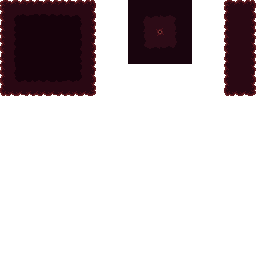
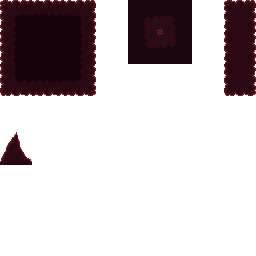
Revision of a layered w=256, h=256 image; what changed, layer by layer:
added layer "Capa de pintura 1 Fusionada" (1st of 4) above "Capa de pintura 1 Fusionada" over [0, 132, 32, 165]
painted on "Capa de pintura 1 Fusionada" (3rd of 4) over [0, 132, 32, 165]